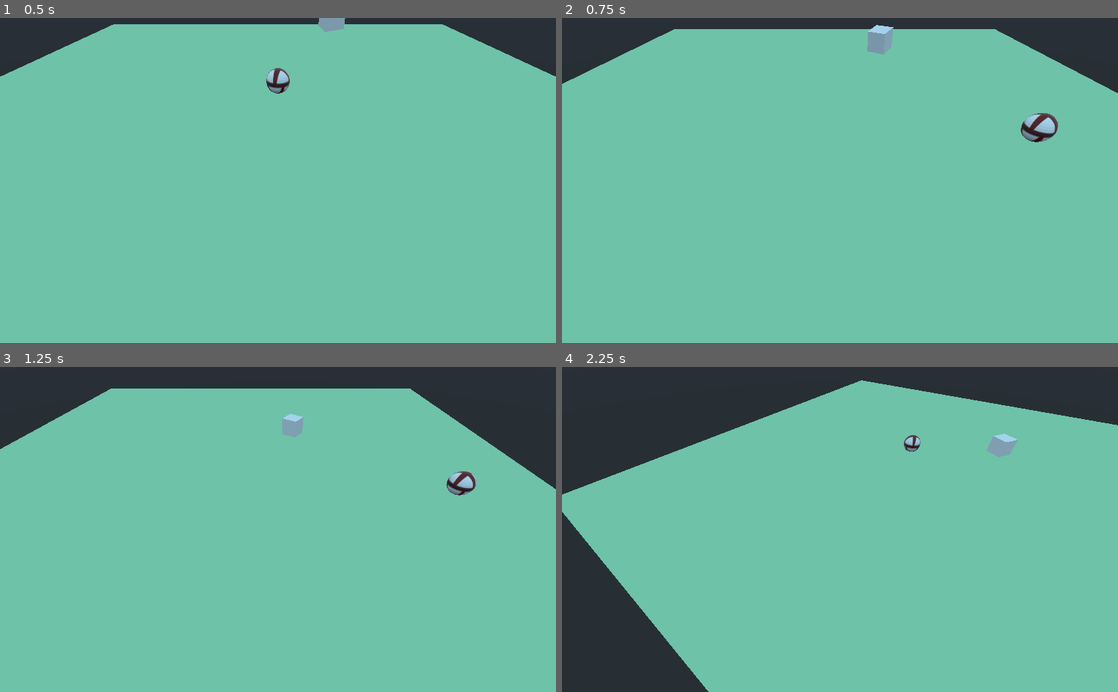
Above: before the commit, frames 1-4 (two rows, left to right).
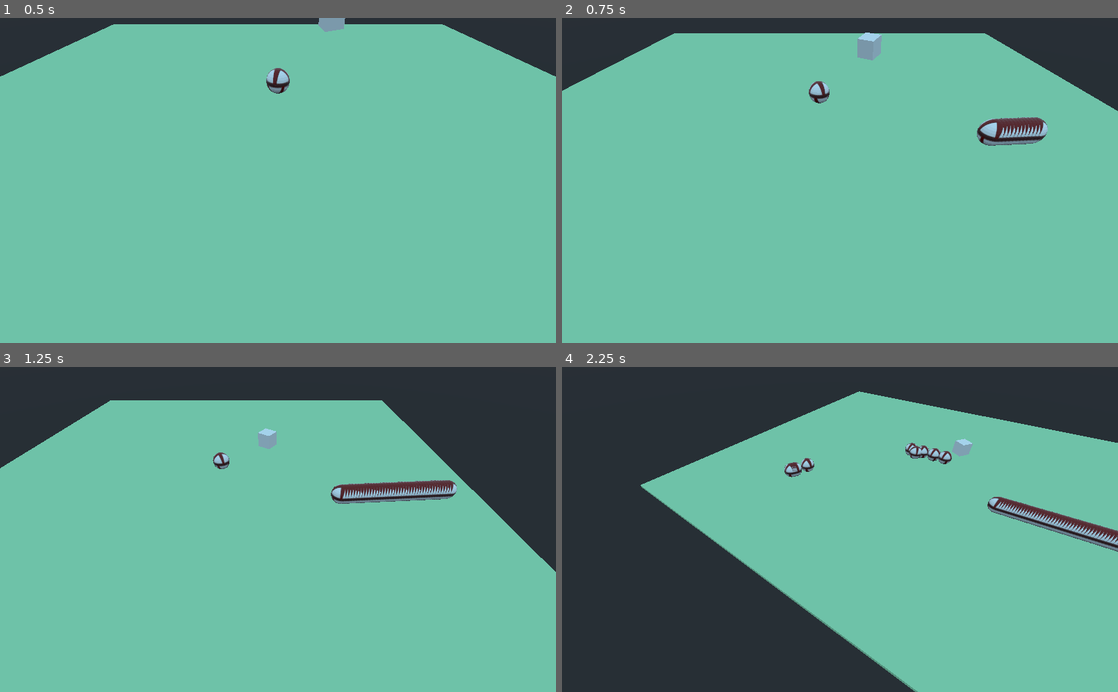
Above: after the commit, the same moments.

Repository: BransonGitomeh/godot-flow-tests
Game: Godot game, scene res://main.tscn
The game is run twice, just before and just after one commit, with the same random seed, the same clock (stepped at 60 frames per second) and the same inputs.
Inputs (mouse positions are in pixels of both pictures, inside the frame that each line leads up to):
- Up to frame 1 (0.5 s): no input
- Up to frame 2 (0.75 s): move the mouse to (962, 164) at 0.52 s; press the mouse at (962, 164) at 0.53 s; hold Right (ui_right) from 0.53 s (still down)
- Up to frame 3 (1.25 s): keep holding Right (ui_right); tap Middle mouse button (free_rotate, bound only after the comm… at 0.8 s
- Up to frame 4 (2.25 s): move the mouse to (728, 545) at 1.27 s; release Right (ui_right) at 1.28 s; release the mouse at (728, 545) at 1.28 s; hold Down (ui_down) 1.28-2.03 s; tap Middle mouse button (free_rotate, bound only after the comm… at 1.35 s; click (728, 545) at 1.55 s; move the mouse to (895, 458) at 2.02 s; hold Right (ui_right) from 2.03 s (still down); hold D (cam_rotate_left) from 2.03 s (still down); click (895, 458) at 2.17 s

Frame 1 is identical in both runs. In frame 2, 3.7% of the frame differs, in the area x 0-100%, y 2-40%; in frame 3, 10%; in frame 4, 24%, in the area x 0-100%, y 4-100%.

Commit message:
mouse based rotate

Diff:
--- a/project.godot
+++ b/project.godot
@@ -51,6 +51,11 @@
 "events": [ Object(InputEventKey,"resource_local_to_scene":false,"resource_name":"","device":0,"alt":false,"shift":false,"control":false,"meta":false,"command":false,"pressed":false,"scancode":65,"unicode":0,"echo":false,"script":null)
  ]
 }
+free_rotate={
+"deadzone": 0.5,
+"events": [ Object(InputEventMouseButton,"resource_local_to_scene":false,"resource_name":"","device":0,"alt":false,"shift":false,"control":false,"meta":false,"command":false,"button_mask":0,"position":Vector2( 0, 0 ),"global_position":Vector2( 0, 0 ),"factor":1.0,"button_index":3,"pressed":false,"doubleclick":false,"script":null)
+ ]
+}
 
 [rendering]
 
--- a/scripts/controller.gd
+++ b/scripts/controller.gd
@@ -1,13 +1,28 @@
 extends KinematicBody
 
 var velocity = Vector3(0,0,0)
-const SPEED = 5
+const SPEED = 10
 const ROTARION = 3
+export var mouse_sensitivity = .3
+export var camera_x_rotation = 0
 
 onready var controller = get_node("/root/level/controller")
+onready var camera = get_node("/root/level/controller/Camera")
 
 func _ready():
 	pass
+
+func _input(event):
+	# use the mouse to know direction to move in in our world
+	if event is InputEventMouseMotion and Input.is_action_pressed("free_rotate"):
+		controller.rotate_y(deg2rad(-event.relative.x * mouse_sensitivity))
+
+		# stop the mouse movement from passing 90 digrees for a more fluid control system
+		var x_delta = event.relative.y * mouse_sensitivity
+		if camera_x_rotation + x_delta > -90 and camera_x_rotation + x_delta < 90 :
+			camera.rotate_x(deg2rad(-x_delta))
+			camera_x_rotation += x_delta
+			# camera.rotate_x(deg2rad(-event.relative.y * mouse_sensitivity))
 
 func _physics_process(delta):
 	# movements for the camera, this ist an fps so we dont use mouse movement to tweak the rotation
--- a/scripts/steve.gd
+++ b/scripts/steve.gd
@@ -1,7 +1,7 @@
 extends KinematicBody
 
 var velocity = Vector3(0,0,0)
-const SPEED = 5
+const SPEED = 10
 
 onready var playerMesh = get_node("/root/level/steve/Sphere")
 onready var obstacleMesh = get_node("/root/level/obstacle/MeshInstance")
@@ -56,4 +56,11 @@
 			# printt(position3D,playerMesh.transform.origin)
 			# current position
 
-			playerMesh.transform.origin = position3D
+			#playerMesh.transform.origin = position3D
+
+			var scene = load("res://assets/steve.tscn")
+			var player = scene.instance()
+			add_child(player)
+
+			player.transform.origin = position3D
+			player.rotate_y(deg2rad(3))
